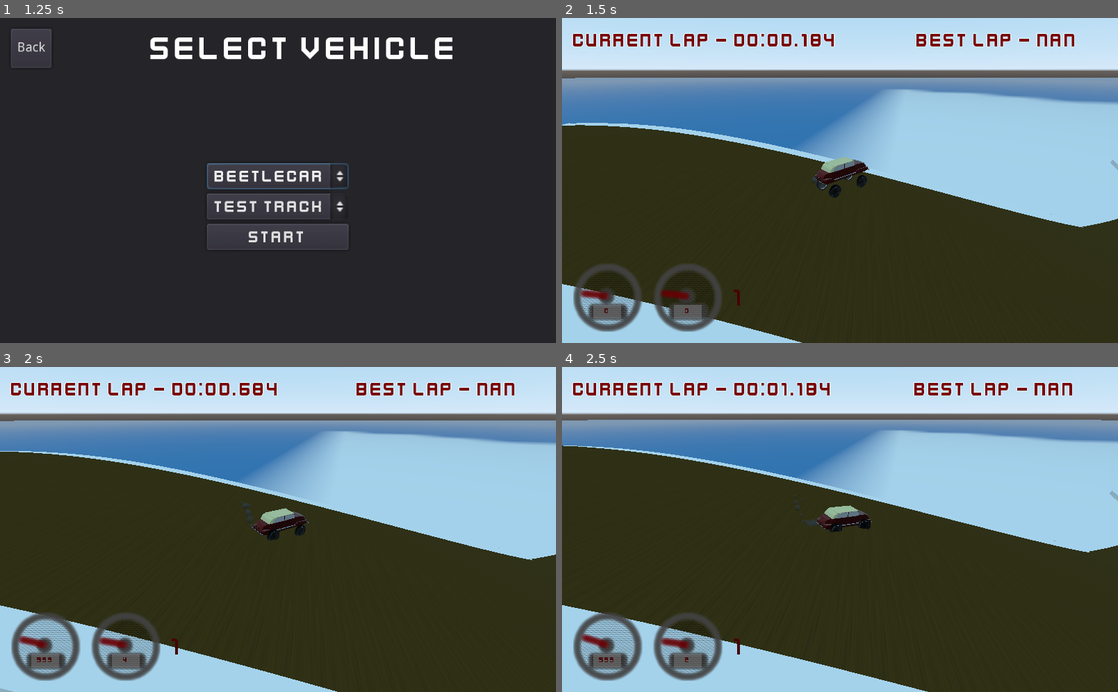
Above: before the commit, frames 1-4 (two rows, left to right).
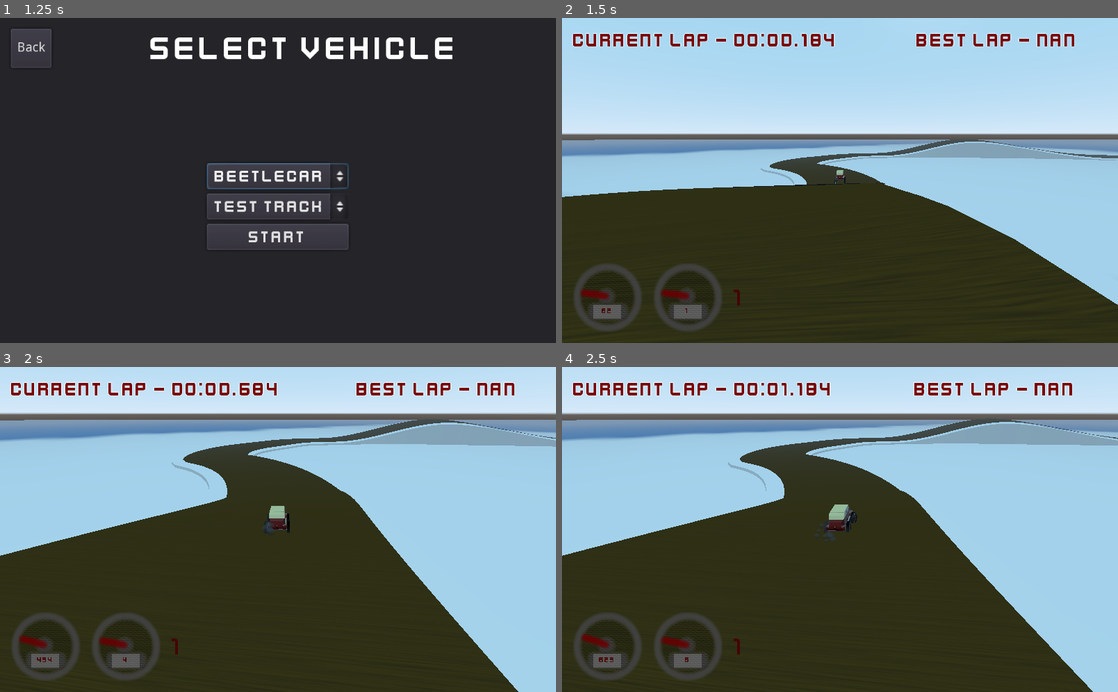
Above: after the commit, the same moments.

Repository: esensar/bugged-racing
Game: Godot game, scene res://menu/main_menu.tscn
Two runs of this game, one before a commit and one after it. Both use one fixed random seed, a clock stepped at 60 frames per second and the inputs below. The engine's default icon, where the game draws it, is replaced by a stand-in: a white triangle on a blue panel in a dark square.
Inputs:
- Up to frame 1 (1.25 s): click "Start" at 0.5 s
- Up to frame 2 (1.5 s): click "Start" at 1.25 s
- Up to frame 3 (2 s): no input
- Up to frame 4 (2.5 s): hold D (steer_right) from 2.03 s (still down); hold C (clutch) from 2.03 s (still down)

Frame 1 is identical in both runs. In frame 2, 46% of the frame differs, in the area x 0-100%, y 7-100%; in frame 3, 34%; in frame 4, 34%.

Commit message:
Separate out common track logic

Diff:
--- a/menu/pause_menu.tscn
+++ b/menu/pause_menu.tscn
@@ -45,7 +45,7 @@
 }
 
 [node name="VBoxContainer" type="VBoxContainer" parent="MarginContainer/VSplitContainer"]
-margin_top = 30.0
+margin_top = 42.0
 margin_right = 472.0
 margin_bottom = 260.0
 alignment = 1
--- a/menu/start_menu.gd
+++ b/menu/start_menu.gd
@@ -21,8 +21,6 @@
 	track_selector.add_item("Test track")
 
 func _on_StartButton_pressed() -> void:
-	print(vehicle_selector.get_selected_id())
-	print(track_selector.get_selected_id())
 	if vehicle_selector.get_selected_id() < 0:
 		return
 	if track_selector.get_selected_id() < 0:
--- a/project.godot
+++ b/project.godot
@@ -9,6 +9,11 @@
 config_version=4
 
 _global_script_classes=[ {
+"base": "Spatial",
+"class": "BaseTrackLevel",
+"language": "GDScript",
+"path": "res://scenes/base_track_level.gd"
+}, {
 "base": "Particles",
 "class": "TireSmoke",
 "language": "GDScript",
@@ -17,9 +22,10 @@
 "base": "Spatial",
 "class": "Track",
 "language": "GDScript",
-"path": "res://scenes/track.gd"
+"path": "res://scenes/tracks/track.gd"
 } ]
 _global_script_class_icons={
+"BaseTrackLevel": "",
 "TireSmoke": "",
 "Track": ""
 }
--- a/scenes/test_level.gd
+++ b/scenes/base_track_level.gd
@@ -1,3 +1,4 @@
+class_name BaseTrackLevel
 extends Spatial
 
 const camera = preload("res://player/camera.tscn")
@@ -10,6 +11,8 @@
 	add_child(player_node)
 	add_child(gui)
 	var player_camera = camera.instance()
+	player_camera.global_transform = spawn_point.global_transform
+	player_camera.global_transform.origin = -spawn_point.global_transform.basis.z * 1000
 	player_camera.follow_target_path = player_node.get_path()
 	add_child(player_camera)
 
--- /dev/null
+++ b/scenes/base_track_level.tscn
@@ -0,0 +1,77 @@
+[gd_scene load_steps=7 format=2]
+
+[ext_resource path="res://scenes/base_track_level.gd" type="Script" id=1]
+[ext_resource path="res://assets/fonts/kenney-future-narrow.ttf" type="DynamicFontData" id=2]
+[ext_resource path="res://menu/pause_menu.gd" type="Script" id=5]
+[ext_resource path="res://scenes/tracks/track.tscn" type="PackedScene" id=6]
+
+[sub_resource type="DynamicFont" id=1]
+font_data = ExtResource( 2 )
+
+[sub_resource type="DynamicFont" id=2]
+font_data = ExtResource( 2 )
+
+[node name="Spatial" type="Spatial"]
+script = ExtResource( 1 )
+
+[node name="PauseMenu" type="PopupDialog" parent="."]
+pause_mode = 2
+anchor_left = 0.25
+anchor_top = 0.25
+anchor_right = 0.75
+anchor_bottom = 0.75
+script = ExtResource( 5 )
+__meta__ = {
+"_edit_use_anchors_": false
+}
+
+[node name="MarginContainer" type="MarginContainer" parent="PauseMenu"]
+anchor_right = 1.0
+anchor_bottom = 1.0
+margin_left = 20.0
+margin_top = 20.0
+margin_right = -20.0
+margin_bottom = -20.0
+
+[node name="VSplitContainer" type="VSplitContainer" parent="PauseMenu/MarginContainer"]
+margin_right = 472.0
+margin_bottom = 260.0
+dragger_visibility = 1
+
+[node name="Title" type="Label" parent="PauseMenu/MarginContainer/VSplitContainer"]
+margin_right = 472.0
+margin_bottom = 18.0
+custom_fonts/font = SubResource( 1 )
+text = "Game Paused"
+align = 1
+valign = 1
+__meta__ = {
+"_edit_use_anchors_": false
+}
+
+[node name="VBoxContainer" type="VBoxContainer" parent="PauseMenu/MarginContainer/VSplitContainer"]
+margin_top = 42.0
+margin_right = 472.0
+margin_bottom = 260.0
+alignment = 1
+
+[node name="ContinueButton" type="Button" parent="PauseMenu/MarginContainer/VSplitContainer/VBoxContainer"]
+margin_top = 75.0
+margin_right = 472.0
+margin_bottom = 105.0
+custom_fonts/font = SubResource( 2 )
+text = "Continue"
+
+[node name="ExitButton" type="Button" parent="PauseMenu/MarginContainer/VSplitContainer/VBoxContainer"]
+margin_top = 113.0
+margin_right = 472.0
+margin_bottom = 143.0
+custom_fonts/font = SubResource( 2 )
+text = "Exit to main menu"
+
+[node name="PlayerSpawnLocation" type="Position3D" parent="."]
+
+[node name="Track" parent="." instance=ExtResource( 6 )]
+
+[connection signal="pressed" from="PauseMenu/MarginContainer/VSplitContainer/VBoxContainer/ContinueButton" to="PauseMenu" method="_on_ContinueButton_pressed"]
+[connection signal="pressed" from="PauseMenu/MarginContainer/VSplitContainer/VBoxContainer/ExitButton" to="PauseMenu" method="_on_ExitButton_pressed"]
--- a/scenes/test_level.tscn
+++ b/scenes/test_level.tscn
@@ -1,83 +1,63 @@
-[gd_scene load_steps=16 format=2]
+[gd_scene load_steps=10 format=2]
 
-[ext_resource path="res://scenes/test_level.gd" type="Script" id=1]
-[ext_resource path="res://menu/pause_menu.tscn" type="PackedScene" id=2]
+[ext_resource path="res://scenes/base_track_level.tscn" type="PackedScene" id=1]
 [ext_resource path="res://icon.png" type="Texture" id=3]
-[ext_resource path="res://scenes/track.gd" type="Script" id=4]
-[ext_resource path="res://assets/fonts/kenney-future-narrow.ttf" type="DynamicFontData" id=5]
-[ext_resource path="res://scenes/trackgui.gd" type="Script" id=6]
 
-[sub_resource type="PlaneMesh" id=1]
+[sub_resource type="PlaneMesh" id=11]
 
-[sub_resource type="SpatialMaterial" id=2]
+[sub_resource type="SpatialMaterial" id=12]
 albedo_texture = ExtResource( 3 )
 
-[sub_resource type="ConcavePolygonShape" id=3]
+[sub_resource type="ConcavePolygonShape" id=13]
 data = PoolVector3Array( 1, 0, 1, -1, 0, 1, 1, 0, -1, -1, 0, 1, -1, 0, -1, 1, 0, -1 )
 
-[sub_resource type="SpatialMaterial" id=9]
-flags_transparent = true
-albedo_color = Color( 0.0470588, 0.956863, 0.921569, 0.439216 )
-
-[sub_resource type="Curve3D" id=4]
+[sub_resource type="Curve3D" id=14]
 _data = {
 "points": PoolVector3Array( 9.79904, 0, 18.6319, -9.79904, 0, -18.6319, -31.895, 0, 7.96057, 0, 0, 0, 0, 0, 0, -57.093, …(1438 unchanged characters)…
 "tilts": PoolRealArray( 0, 0, 0, 0, 0, 0, 0, 0, 0, 0, 0, 0, 0, 0, 0, 0, 0, 0, 0, 0, 0, 0, 0, 0, 0 )
 }
 
-[sub_resource type="OpenSimplexNoise" id=5]
+[sub_resource type="OpenSimplexNoise" id=15]
 seed = -8
 octaves = 9
 period = 10.0
 persistence = 0.49
 lacunarity = 2.04
 
-[sub_resource type="NoiseTexture" id=6]
+[sub_resource type="NoiseTexture" id=10]
 flags = 39
 seamless = true
-noise = SubResource( 5 )
+noise = SubResource( 15 )
 noise_offset = Vector2( -1, -1 )
 
-[sub_resource type="SpatialMaterial" id=7]
+[sub_resource type="SpatialMaterial" id=16]
 albedo_color = Color( 0.4, 0.301961, 0.00784314, 1 )
-albedo_texture = SubResource( 6 )
+albedo_texture = SubResource( 10 )
 
-[sub_resource type="DynamicFont" id=8]
-size = 36
-outline_size = 2
-outline_color = Color( 1, 1, 1, 0.317647 )
-font_data = ExtResource( 5 )
+[node name="Spatial" instance=ExtResource( 1 )]
 
-[node name="Spatial" type="Spatial"]
-script = ExtResource( 1 )
+[node name="PlayerSpawnLocation" parent="." index="1"]
+transform = Transform( -0.951412, 0, -0.307921, 0, 1, 0, 0.307921, 0, -0.951412, -26.0175, 5.60708, 25.9637 )
 
-[node name="PauseMenu" parent="." instance=ExtResource( 2 )]
-visible = true
+[node name="Track" parent="." index="2"]
+track_path = NodePath("../Path")
 
-[node name="PlayerSpawnLocation" type="Position3D" parent="."]
-transform = Transform( -0.577573, 0, -0.816339, 0, 1, 0, 0.816339, 0, -0.577573, -28.4356, 7.65286, 30.9025 )
-
-[node name="StaticBody" type="StaticBody" parent="."]
+[node name="StaticBody" type="StaticBody" parent="." index="3"]
 transform = Transform( 99.9785, 0, 0, 0, 99.9785, 0, 0, 0, 99.9785, 0, 0, 0 )
 
-[node name="MeshInstance" type="MeshInstance" parent="StaticBody"]
+[node name="MeshInstance" type="MeshInstance" parent="StaticBody" index="0"]
 transform = Transform( 6.13726, 0, 0, 0, 6.13726, 0, 0, 0, 6.13726, 0, 0, 0 )
-mesh = SubResource( 1 )
-material/0 = SubResource( 2 )
+mesh = SubResource( 11 )
+material/0 = SubResource( 12 )
 
-[node name="CollisionShape" type="CollisionShape" parent="StaticBody"]
+[node name="CollisionShape" type="CollisionShape" parent="StaticBody" index="1"]
 transform = Transform( 6.13726, 0, 0, 0, 6.13726, 0, 0, 0, 6.13726, 0, 0, 0 )
-shape = SubResource( 3 )
+shape = SubResource( 13 )
 
-[node name="Track" type="Spatial" parent="."]
-script = ExtResource( 4 )
-track_path = NodePath("Path")
-debug_material = SubResource( 9 )
+[node name="Path" type="Path" parent="." index="4"]
+curve = SubResource( 14 )
 
-[node name="Path" type="Path" parent="Track"]
-curve = SubResource( 4 )
-
-[node name="Road" type="CSGPolygon" parent="Track/Path"]
+[node name="Road" type="CSGPolygon" parent="Path" index="0"]
 transform = Transform( 1, 0, 0, 0, 1, 0, 0, 0, 1, 0.381588, 0.85226, -0.386032 )
 use_collision = true
 invert_faces = true
@@ -92,9 +72,9 @@
 path_continuous_u = false
 path_u_distance = 1.0
 path_joined = true
-material = SubResource( 7 )
+material = SubResource( 16 )
 
-[node name="Slope" type="CSGPolygon" parent="Track/Path"]
+[node name="Slope" type="CSGPolygon" parent="Path" index="1"]
 transform = Transform( 1, 0, 0, 0, 1, 0, 0, 0, 1, -0.131294, 0.632256, -0.0876541 )
 use_collision = true
 polygon = PoolVector2Array( -12, -10, -10, -0.1, -3, 0, 3, 0, 10, -0.1, 12, -15 )
@@ -108,103 +88,3 @@
 path_continuous_u = true
 path_u_distance = 1.0
 path_joined = true
-
-[node name="Checkpoints" type="Spatial" parent="Track"]
-
-[node name="TrackGUI" type="MarginContainer" parent="."]
-anchor_right = 1.0
-anchor_bottom = 1.0
-margin_left = 20.0
-margin_top = 20.0
-margin_right = -20.0
-margin_bottom = -20.0
-script = ExtResource( 6 )
-__meta__ = {
-"_edit_use_anchors_": false
-}
-
-[node name="VBoxContainer" type="VBoxContainer" parent="TrackGUI"]
-margin_right = 984.0
-margin_bottom = 560.0
-
-[node name="HBoxContainer" type="HBoxContainer" parent="TrackGUI/VBoxContainer"]
-margin_right = 984.0
-margin_bottom = 41.0
-
-[node name="TimeLabel" type="Label" parent="TrackGUI/VBoxContainer/HBoxContainer"]
-margin_right = 289.0
-margin_bottom = 41.0
-size_flags_horizontal = 3
-size_flags_vertical = 0
-custom_colors/font_color = Color( 0.482353, 0, 0, 1 )
-custom_fonts/font = SubResource( 8 )
-text = "Current lap -"
-align = 1
-valign = 1
-
-[node name="TimeValue" type="Label" parent="TrackGUI/VBoxContainer/HBoxContainer"]
-margin_left = 297.0
-margin_right = 489.0
-margin_bottom = 41.0
-size_flags_horizontal = 3
-size_flags_vertical = 0
-custom_colors/font_color = Color( 0.482353, 0, 0, 1 )
-custom_fonts/font = SubResource( 8 )
-text = "12:23.245"
-__meta__ = {
-"_edit_use_anchors_": false
-}
-
-[node name="Divider" type="Label" parent="TrackGUI/VBoxContainer/HBoxContainer"]
-margin_left = 497.0
-margin_right = 562.0
-margin_bottom = 41.0
-size_flags_horizontal = 3
-size_flags_vertical = 0
-custom_colors/font_color = Color( 0.482353, 0, 0, 1 )
-custom_fonts/font = SubResource( 8 )
-__meta__ = {
-"_edit_use_anchors_": false
-}
-
-[node name="BestTimeLabel" type="Label" parent="TrackGUI/VBoxContainer/HBoxContainer"]
-margin_left = 570.0
-margin_right = 784.0
-margin_bottom = 41.0
-size_flags_horizontal = 3
-size_flags_vertical = 0
-custom_colors/font_color = Color( 0.482353, 0, 0, 1 )
-custom_fonts/font = SubResource( 8 )
-text = "Best Lap -"
-
-[node name="BestTimeValue" type="Label" parent="TrackGUI/VBoxContainer/HBoxContainer"]
-margin_left = 792.0
-margin_right = 984.0
-margin_bottom = 41.0
-size_flags_horizontal = 3
-size_flags_vertical = 0
-custom_colors/font_color = Color( 0.482353, 0, 0, 1 )
-custom_fonts/font = SubResource( 8 )
-text = "01:23.256"
-__meta__ = {
-"_edit_use_anchors_": false
-}
-
-[node name="WrongWayLabel" type="Label" parent="TrackGUI/VBoxContainer"]
-visible = false
-margin_top = 49.0
-margin_right = 984.0
-margin_bottom = 90.0
-size_flags_horizontal = 3
-size_flags_vertical = 0
-custom_colors/font_color = Color( 0.482353, 0, 0, 1 )
-custom_fonts/font = SubResource( 8 )
-text = "Wrong Way! Turn Around!"
-align = 1
-__meta__ = {
-"_edit_use_anchors_": false
-}
-
-[connection signal="lap_complete" from="Track" to="TrackGUI" method="_on_lap_complete"]
-[connection signal="time_updated" from="Track" to="TrackGUI" method="_on_time_updated"]
-[connection signal="wrong_way" from="Track" to="TrackGUI" method="_on_wrong_way_detected"]
--- /dev/null
+++ b/scenes/trackgui.tscn
@@ -0,0 +1,104 @@
+[gd_scene load_steps=4 format=2]
+
+[ext_resource path="res://assets/fonts/kenney-future-narrow.ttf" type="DynamicFontData" id=1]
+[ext_resource path="res://scenes/trackgui.gd" type="Script" id=2]
+
+[sub_resource type="DynamicFont" id=1]
+size = 36
+outline_size = 2
+outline_color = Color( 1, 1, 1, 0.317647 )
+font_data = ExtResource( 1 )
+
+[node name="TrackGUI" type="MarginContainer"]
+anchor_right = 1.0
+anchor_bottom = 1.0
+margin_left = 20.0
+margin_top = 20.0
+margin_right = -20.0
+margin_bottom = -20.0
+script = ExtResource( 2 )
+__meta__ = {
+"_edit_use_anchors_": false
+}
+
+[node name="VBoxContainer" type="VBoxContainer" parent="."]
+margin_right = 984.0
+margin_bottom = 560.0
+
+[node name="HBoxContainer" type="HBoxContainer" parent="VBoxContainer"]
+margin_right = 984.0
+margin_bottom = 41.0
+
+[node name="TimeLabel" type="Label" parent="VBoxContainer/HBoxContainer"]
+margin_right = 289.0
+margin_bottom = 41.0
+size_flags_horizontal = 3
+size_flags_vertical = 0
+custom_colors/font_color = Color( 0.482353, 0, 0, 1 )
+custom_fonts/font = SubResource( 1 )
+text = "Current lap -"
+align = 1
+valign = 1
+
+[node name="TimeValue" type="Label" parent="VBoxContainer/HBoxContainer"]
+margin_left = 297.0
+margin_right = 489.0
+margin_bottom = 41.0
+size_flags_horizontal = 3
+size_flags_vertical = 0
+custom_colors/font_color = Color( 0.482353, 0, 0, 1 )
+custom_fonts/font = SubResource( 1 )
+text = "12:23.245"
+__meta__ = {
+"_edit_use_anchors_": false
+}
+
+[node name="Divider" type="Label" parent="VBoxContainer/HBoxContainer"]
+margin_left = 497.0
+margin_right = 562.0
+margin_bottom = 41.0
+size_flags_horizontal = 3
+size_flags_vertical = 0
+custom_colors/font_color = Color( 0.482353, 0, 0, 1 )
+custom_fonts/font = SubResource( 1 )
+__meta__ = {
+"_edit_use_anchors_": false
+}
+
+[node name="BestTimeLabel" type="Label" parent="VBoxContainer/HBoxContainer"]
+margin_left = 570.0
+margin_right = 784.0
+margin_bottom = 41.0
+size_flags_horizontal = 3
+size_flags_vertical = 0
+custom_colors/font_color = Color( 0.482353, 0, 0, 1 )
+custom_fonts/font = SubResource( 1 )
+text = "Best Lap -"
+
+[node name="BestTimeValue" type="Label" parent="VBoxContainer/HBoxContainer"]
+margin_left = 792.0
+margin_right = 984.0
+margin_bottom = 41.0
+size_flags_horizontal = 3
+size_flags_vertical = 0
+custom_colors/font_color = Color( 0.482353, 0, 0, 1 )
+custom_fonts/font = SubResource( 1 )
+text = "01:23.256"
+__meta__ = {
+"_edit_use_anchors_": false
+}
+
+[node name="WrongWayLabel" type="Label" parent="VBoxContainer"]
+visible = false
+margin_top = 49.0
+margin_right = 984.0
+margin_bottom = 90.0
+size_flags_horizontal = 3
+size_flags_vertical = 0
+custom_colors/font_color = Color( 0.482353, 0, 0, 1 )
+custom_fonts/font = SubResource( 1 )
+text = "Wrong Way! Turn Around!"
+align = 1
+__meta__ = {
+"_edit_use_anchors_": false
+}
--- /dev/null
+++ b/scenes/tracks/track.tscn
@@ -0,0 +1,20 @@
+[gd_scene load_steps=4 format=2]
+
+[ext_resource path="res://scenes/tracks/track.gd" type="Script" id=1]
+[ext_resource path="res://scenes/trackgui.tscn" type="PackedScene" id=2]
+
+[sub_resource type="SpatialMaterial" id=7]
+flags_transparent = true
+albedo_color = Color( 0.0470588, 0.956863, 0.921569, 0.439216 )
+
+[node name="Track" type="Spatial"]
+script = ExtResource( 1 )
+debug_material = SubResource( 7 )
+
+[node name="Checkpoints" type="Spatial" parent="."]
+
+[node name="TrackGUI" parent="." instance=ExtResource( 2 )]
+
+[connection signal="lap_complete" from="." to="TrackGUI" method="_on_lap_complete"]
+[connection signal="time_updated" from="." to="TrackGUI" method="_on_time_updated"]
+[connection signal="wrong_way" from="." to="TrackGUI" method="_on_wrong_way_detected"]
Renamed: scenes/track.gd -> scenes/tracks/track.gd
